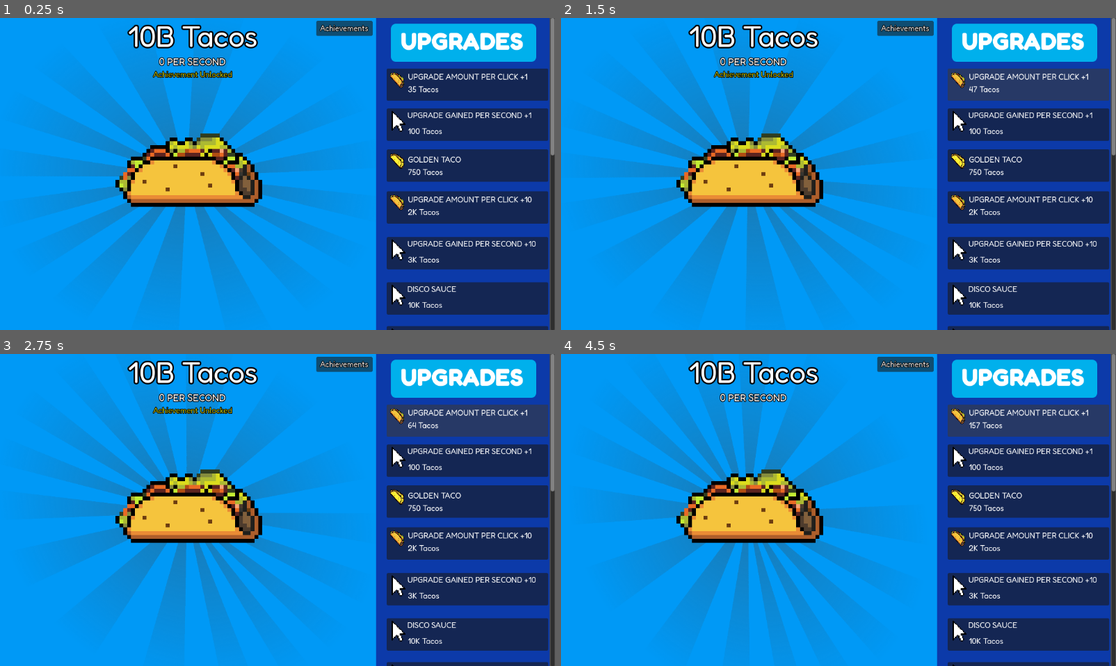
Above: before the commit, frames 1-4 (two rows, left to right).
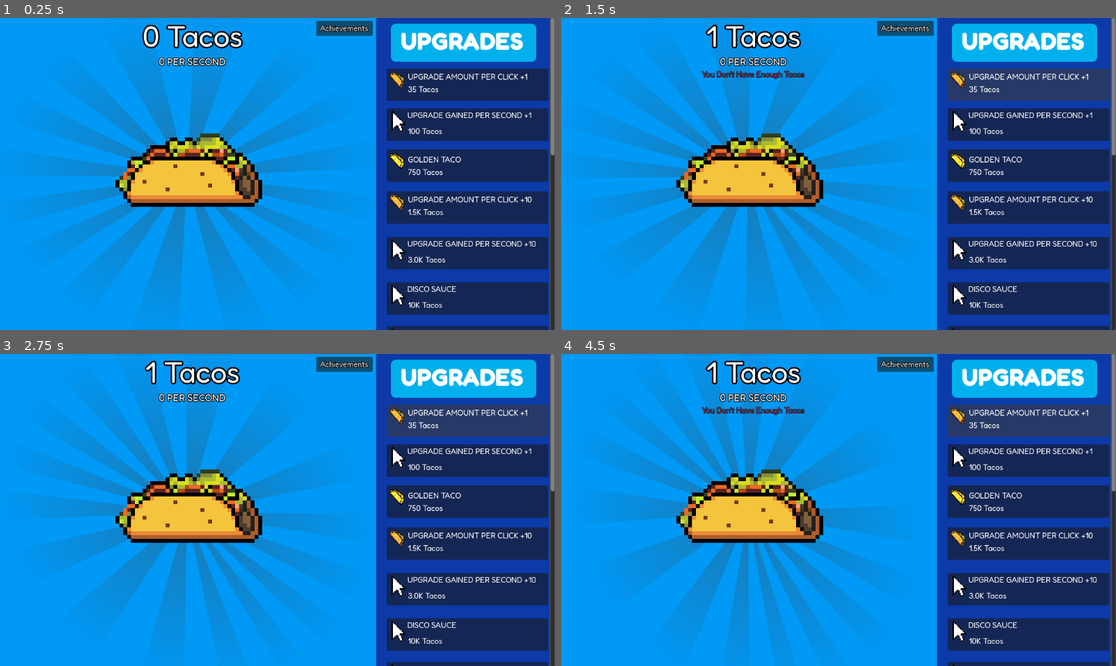
Above: after the commit, the same moments.

Repository: Overlord1304/Taco-Clicker
Game: Godot game, scene res://scenes/main.tscn
The game is run twice, just before and just after one commit, with the same random seed, the same clock (stepped at 60 frames per second) and the same inputs.
Inputs (mouse positions are in pixels of both pictures, inside the frame that each line leads up to):
- Up to frame 1 (0.25 s): no input
- Up to frame 2 (1.5 s): click (755, 142) at 0.5 s; click "35 Tacos" at 1.25 s
- Up to frame 3 (2.75 s): click "47 Tacos" (after the commit: "35 Tacos") at 2 s
- Up to frame 4 (4.5 s): click "64 Tacos" (after the commit: "35 Tacos") at 2.75 s; click "86 Tacos" (after the commit: "35 Tacos") at 3.5 s; click "116 Tacos" (after the commit: "35 Tacos") at 4.25 s

The runs differ from the first frame. In frame 1, 1.5% of the frame differs, in the area x 22-81%, y 2-79%; in frame 2, 1.7%; in frame 3, 1.7%; in frame 4, 1.7%.

Commit message:
alr im finally done

Diff:
--- a/scenes/skill_tree.tscn
+++ b/scenes/skill_tree.tscn
@@ -1633,13 +1633,119 @@
 theme_override_constants/outline_size = 5
 theme_override_fonts/font = ExtResource("4_6awrb")
 theme_override_font_sizes/font_size = 22
-text = "COST: 1.50B ENTROPY"
+text = "COST: 1.50B TACOS"
 horizontal_alignment = 1
 
 [node name="Sprite2D" type="Sprite2D" parent="s/h/Panel/TACOSubsidy/Panel"]
 position = Vector2(133, 215.99998)
 scale = Vector2(2, 2.018)
 texture = ExtResource("8_003p6")
+
+[node name="Ultradrive" type="Button" parent="s/h/Panel"]
+layout_mode = 1
+anchors_preset = 7
+anchor_left = 0.5
+anchor_top = 1.0
+anchor_right = 0.5
+anchor_bottom = 1.0
+offset_left = -45.0
+offset_top = -644.0
+offset_right = 39.0
+offset_bottom = -566.0
+grow_horizontal = 2
+grow_vertical = 0
+theme_override_styles/normal = SubResource("StyleBoxFlat_urm3n")
+theme_override_styles/disabled = SubResource("StyleBoxFlat_dvtuv")
+theme_override_styles/focus = SubResource("StyleBoxEmpty_51bdh")
+disabled = true
+
+[node name="Sprite2D" type="Sprite2D" parent="s/h/Panel/Ultradrive"]
+position = Vector2(50.000015, 34.000004)
+rotation = 0.85695666
+scale = Vector2(1.2266474, 1.2377844)
+texture = ExtResource("1_ty3n3")
+
+[node name="Panel" type="Panel" parent="s/h/Panel/Ultradrive" groups=["upg_desc"]]
+visible = false
+z_index = 8
+layout_mode = 0
+offset_left = 83.0
+offset_top = -330.0
+offset_right = 351.0
+offset_bottom = 37.0
+
+[node name="Label" type="Label" parent="s/h/Panel/Ultradrive/Panel"]
+layout_mode = 1
+anchors_preset = 5
+anchor_left = 0.5
+anchor_right = 0.5
+offset_left = -123.5
+offset_top = 19.0
+offset_right = 123.5
+offset_bottom = 78.0
+grow_horizontal = 2
+theme_override_constants/outline_size = 5
+theme_override_fonts/font = ExtResource("3_51bdh")
+theme_override_font_sizes/font_size = 40
+text = "ULTRADRIVE"
+horizontal_alignment = 1
+
+[node name="Label2" type="Label" parent="s/h/Panel/Ultradrive/Panel"]
+layout_mode = 1
+anchors_preset = 8
+anchor_left = 0.5
+anchor_top = 0.5
+anchor_right = 0.5
+anchor_bottom = 0.5
+offset_left = -133.5
+offset_top = -92.5
+offset_right = 133.5
+offset_bottom = 36.5
+grow_horizontal = 2
+grow_vertical = 2
+theme_override_constants/outline_size = 5
+theme_override_fonts/font = ExtResource("4_6awrb")
+theme_override_font_sizes/font_size = 22
+text = "EVERYTHING'S
+EFFICIENCY INCREASES
+BY 100%"
+horizontal_alignment = 1
+
+[node name="buyultradrive" type="Button" parent="s/h/Panel/Ultradrive/Panel"]
+layout_mode = 0
+offset_left = 58.0
+offset_top = 287.0
+offset_right = 214.0
+offset_bottom = 357.0
+theme_override_fonts/font = ExtResource("3_51bdh")
+theme_override_font_sizes/font_size = 32
+theme_override_styles/focus = SubResource("StyleBoxEmpty_h52vt")
+text = "BUY"
+
+[node name="Label3" type="Label" parent="s/h/Panel/Ultradrive/Panel"]
+layout_mode = 1
+anchors_preset = 8
+anchor_left = 0.5
+anchor_top = 0.5
+anchor_right = 0.5
+anchor_bottom = 0.5
+offset_left = -133.5
+offset_top = 63.5
+offset_right = 133.5
+offset_bottom = 192.5
+grow_horizontal = 2
+grow_vertical = 2
+theme_override_constants/outline_size = 5
+theme_override_fonts/font = ExtResource("4_6awrb")
+theme_override_font_sizes/font_size = 22
+text = "COST: 10B TACOS"
+horizontal_alignment = 1
+
+[node name="Sprite2D" type="Sprite2D" parent="s/h/Panel/Ultradrive/Panel"]
+position = Vector2(140, 209)
+rotation = 0.85695666
+scale = Vector2(1.2266474, 1.2377844)
+texture = ExtResource("1_ty3n3")
 
 [node name="Back" type="Button" parent="."]
 z_index = 35
@@ -1687,4 +1793,6 @@
 [connection signal="button_up" from="s/h/Panel/OverclockUpg2/Panel/buyoverclockupg2" to="." method="_on_buyoverclockupg_2_button_up"]
 [connection signal="button_up" from="s/h/Panel/TACOSubsidy" to="." method="_on_taco_subsidy_button_up"]
 [connection signal="button_up" from="s/h/Panel/TACOSubsidy/Panel/buytacosubsidy" to="." method="_on_buytacosubsidy_button_up"]
+[connection signal="button_up" from="s/h/Panel/Ultradrive" to="." method="_on_ultradrive_button_up"]
+[connection signal="button_up" from="s/h/Panel/Ultradrive/Panel/buyultradrive" to="." method="_on_buyultradrive_button_up"]
 [connection signal="button_up" from="Back" to="." method="_on_back_button_up"]
--- a/scripts/game.gd
+++ b/scripts/game.gd
@@ -1,11 +1,11 @@
 extends Control
 
 const saves =  "user://userdata.save"
-var entropy = 999999999
+var entropy = 0
 var entropy_consumption_click = 0
 var entropy_consumption_passive = 0
 var entropy_consumption_slider = 0
-var tacos = 9999999999
+var tacos = 0
 var base_amount_per_click = 1
 var amount_per_click = 1
 var base_passive_gains = 0
@@ -85,6 +85,7 @@
 var overclockmax = false
 var overclockrs = false
 var tacoscd = false
+var ultradrive = false
 @onready var gtaco_timer = $gtacotimer
 @onready var dsauce_timer = $dsaucetimer
 @onready var coverflow_timer = $coverflowtimer
@@ -146,23 +147,24 @@
 	if Global.a18_claimed:
 		$left/skilltreebutton.show()
 func format_number(n) -> String:
-
 	if n < 1000:
 		return str(int(round(n)))
 
 	var suffixes = ["", "K", "M", "B", "T", "Q"]
 	var tier = int(floor(log(n) / log(1000)))
-	if tier >= suffixes.size():
-		tier = suffixes.size() - 1
+	tier = min(tier, suffixes.size() - 1)
 
 	var scaled = n / pow(1000, tier)
 
-	var rounded = round(scaled)
-
-
-	var text = str(int(rounded))
+	var text := ""
+	if scaled < 10:
+		text = str(round(scaled * 10) / 10.0)
+	else:
+
+		text = str(int(round(scaled)))
 
 	return text + suffixes[tier]
+
 func update_amount_per_click() -> void:
 	var click_mult = TACO_click_multiplier
 	if golden_taco_activated:
@@ -172,6 +174,8 @@
 			click_mult *= 5
 	if hyperdrive:
 		click_mult *= 1.5
+	if ultradrive:
+		click_mult *= 2.0
 	amount_per_click = base_amount_per_click * click_mult
 func update_passive_gains() -> void:
 	var gains_mult = TACO_gains_multiplier
@@ -183,6 +187,9 @@
 			gains_mult *= 50
 	if hyperdrive:
 		gains_mult *= 1.5
+	if ultradrive:
+		gains_mult *= 2.0
+
 	passive_gains = base_passive_gains * gains_mult
 	$left/MarginContainer/VBoxContainer/persecondcount.text = format_number(passive_gains) + " PER SECOND"
 func update_entropy_gains():
@@ -194,6 +201,8 @@
 			entropy_mult *= 25
 	if hyperdrive:
 		entropy_mult *= 1.5
+	if ultradrive:
+		entropy_mult *= 2.0
 	entropy_gains = base_entropy_gains * entropy_mult
 	$left/entropy/entropypersecondcount.text = format_number(entropy_gains) + " PER SECOND"
 func update_taco_sliders():
@@ -343,7 +352,7 @@
 		var rand = randi() % 1000
 		if overclockrs:
 			rand = randi() % 800
-			print(rand)
+
 		else:
 			rand = randi() % 1000
 
@@ -491,6 +500,8 @@
 		"overclockrs": overclockrs,
 		"Global.tacoscd_bought": Global.tacoscd_bought,
 		"tacoscd": tacoscd,
+		"Global.ultradrive_bought": Global.ultradrive_bought,
+		"ultradrive": ultradrive,
 	}
 	var file = FileAccess.open(saves, FileAccess.WRITE)
 	file.store_var(data)
@@ -612,6 +623,8 @@
 			overclockrs = data.get("overclockrs",false)
 			Global.tacoscd_bought = data.get("Global.tacoscd_bought",false)
 			tacoscd = data.get("tacoscd",false)
+			Global.ultradrive_bought = data.get("Global.ultradrive_bought",false)
+			ultradrive = data.get("ultradrive",false)
 			discount()
 			update_amount_per_click()
 			update_passive_gains()
--- a/scripts/global.gd
+++ b/scripts/global.gd
@@ -48,4 +48,5 @@
 var overclockmax_bought = false
 var overclockrs_bought = false
 var tacoscd_bought = false
+var ultradrive_bought = false
 var pending_taco_reward = 0
--- a/scripts/skill_tree.gd
+++ b/scripts/skill_tree.gd
@@ -13,6 +13,7 @@
 @onready var overclock_button = $s/h/Panel/OverclockUpg
 @onready var overclockrs_button = $s/h/Panel/OverclockUpg2
 @onready var tacoscd_button = $s/h/Panel/TACOSubsidy
+@onready var ultradrive_button = $s/h/Panel/Ultradrive
 var upgrades = {
 	"hyperdrive": {
 		"cost": 1_000_000_000,
@@ -118,8 +119,16 @@
 		"currency": "tacos",
 		"bought_flag": "tacoscd_bought",
 		"game_flag": "tacoscd",
-		"buy_button_path":"s/h/Panel/TACOSubsidy/Panel/buyoverclockupg",
+		"buy_button_path":"s/h/Panel/TACOSubsidy/Panel/buytacosubsidy",
 		"panel_path": "s/h/Panel/TACOSubsidy/Panel"
+	},
+	"ultradrive": {
+		"cost": 10_000_000_000,
+		"currency": "tacos",
+		"bought_flag": "ultradrive_bought",
+		"game_flag": "ultradrive",
+		"buy_button_path":"s/h/Panel/Ultradrive/Panel/buyultradrive",
+		"panel_path":"s/h/Panel/Ultradrive/Panel"
 	}
 }
 
@@ -147,6 +156,7 @@
 	overclock_button.disabled = !Global.coverflowmax_bought
 	overclockrs_button.disabled = !Global.overclockmax_bought
 	tacoscd_button.disabled = !Global.overclockmax_bought
+	ultradrive_button.disabled = true if !Global.gtacors_bought and !Global.apccd_bought and !Global.dsaucers_bought and !Global.cpscd_bought and !Global.coverflowrs_bought and !Global.epscd_bought else false
 	for key in upgrades:
 		var upg = upgrades[key]
 		if Global.get(upg.bought_flag):
@@ -269,3 +279,8 @@
 
 func _on_buytacosubsidy_button_up() -> void:
 	buy_upgrade("tacoscd")
+func _on_ultradrive_button_up() -> void:
+	toggle_panel(upgrades.ultradrive.panel)
+
+func _on_buyultradrive_button_up() -> void:
+	buy_upgrade("ultradrive")
